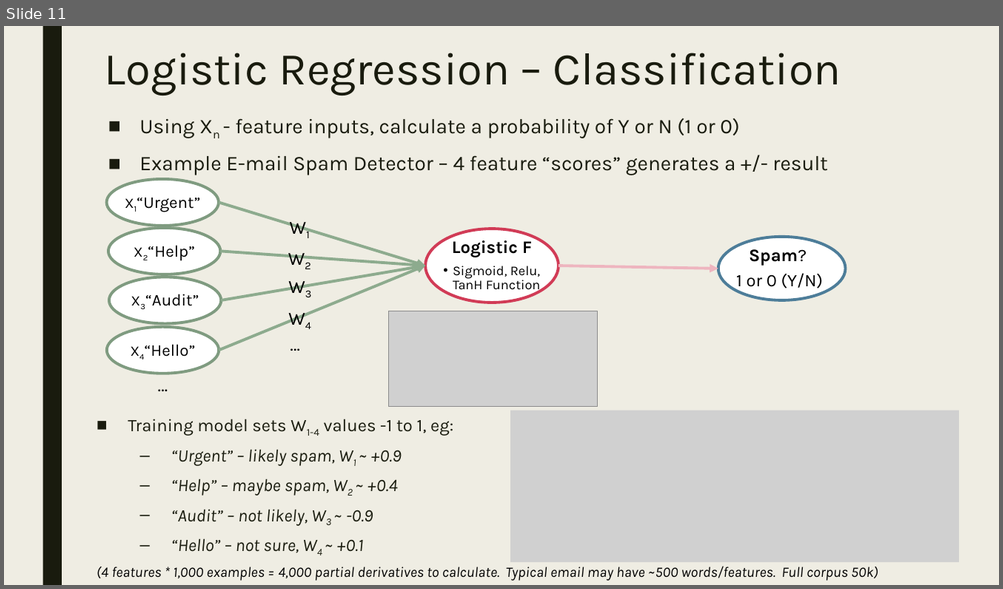
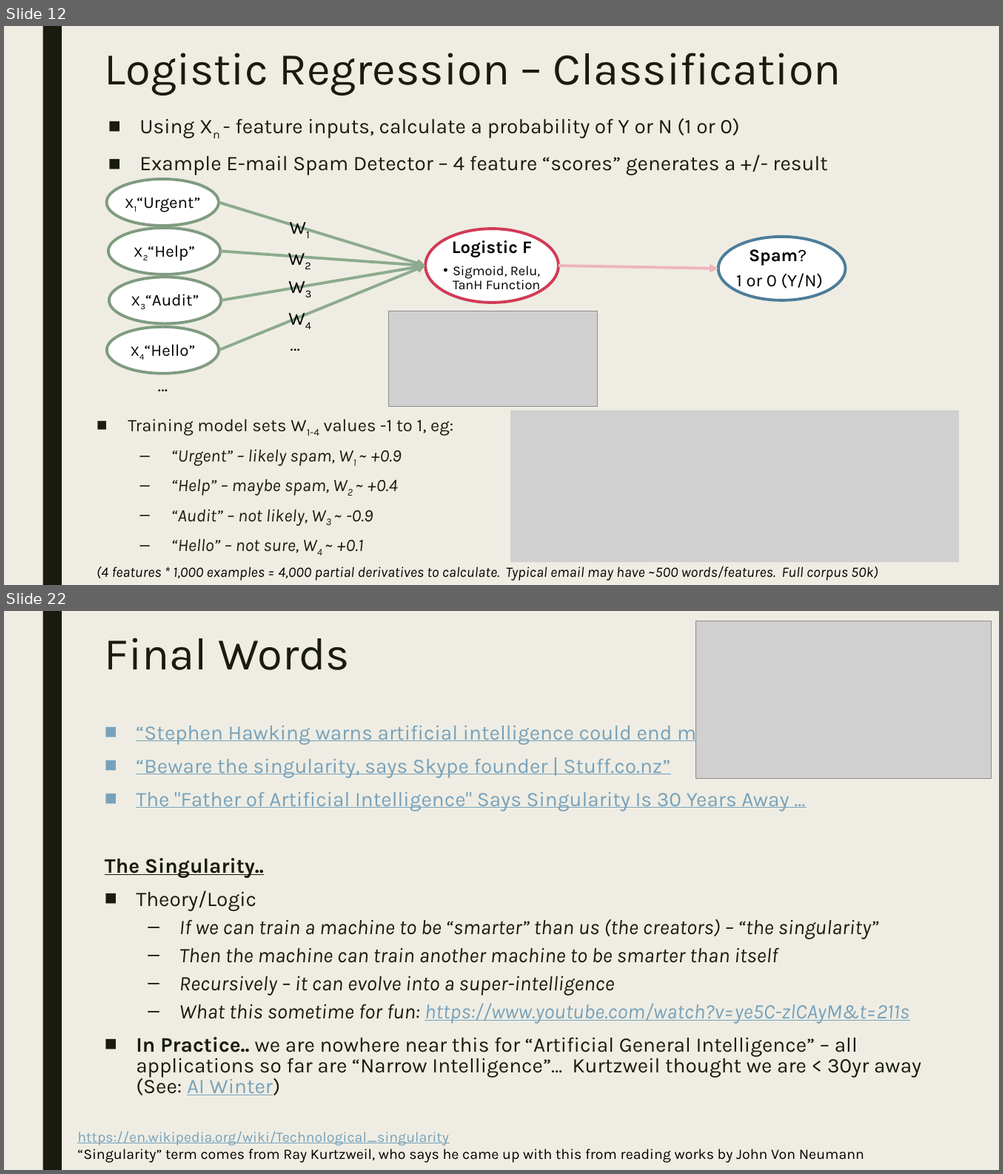
Before and after one commit to dougfoo/machineLearning, a slide deck: talks/MachineLearning101.pptx. Shown one above the other, each under a label of ours: slide 11 before the commit, slides 12 and 22 after it; the slides between them are not shown. The pictures are 1003x589 and 1003x1174 pixels, drawn with LibreOffice and Linux fonts; fonts in the diff are those of the drawing; grey boxes stand for pictures. Boxes give left, top, right and bottom in pixels: in the first picture for what was removed or moved away, otherwise in the second. Text is boxed around its words. In the diff, an @@ line names an element or a change of style, - is before the commit and + after.

```diff
--- a/talks/MachineLearning101.pptx
+++ b/talks/MachineLearning101.pptx
@@ slide 22 added at [4, 611, 999, 1170], background #EFEDE3; not listed: 1 template element that a slide beside it also shows @@
@@ picture added at [696, 621, 991, 779] @@
@@ title added at [105, 638, 350, 670], 44 pt, text #191B0E @@
+Final Words
@@ text added at [105, 721, 921, 1096], 20 pt, text #191B0E @@
+■ “Stephen Hawking warns artificial intelligence could end mankind ...”
+■ “Beware the singularity, says Skype founder | Stuff.co.nz”
+■ The "Father of Artificial Intelligence" Says Singularity Is 30 Years Away ...
+The Singularity..
+■ Theory/Logic
+  – If we can train a machine to be “smarter” than us (the creators) – “the singularity”
+  – Then the machine can train another machine to be smarter than itself
+  – Recursively – it can evolve into a super-intelligence
+  – What this sometime for fun: https://www.youtube.com/watch?v=ye5C-zlCAyM&t=211s
+■ In Practice.. we are nowhere near this for “Artificial General Intelligence” – all applications so far are “Narrow Intelligence”… Kurtzweil thought we are < 30yr away (See: AI Winter)
@@ text added at [77, 1132, 864, 1163], 14 pt, text #000000 @@
+https://en.wikipedia.org/wiki/Technological_singularity
+“Singularity” term comes from Ray Kurtzweil, who says he came up with this from reading works by John Von Neumann
@@ what was slide 11 is now slide 12 @@
```
Also in this commit, not shown: 12 slides changed, 4 other slides added, 4 slides removed.
